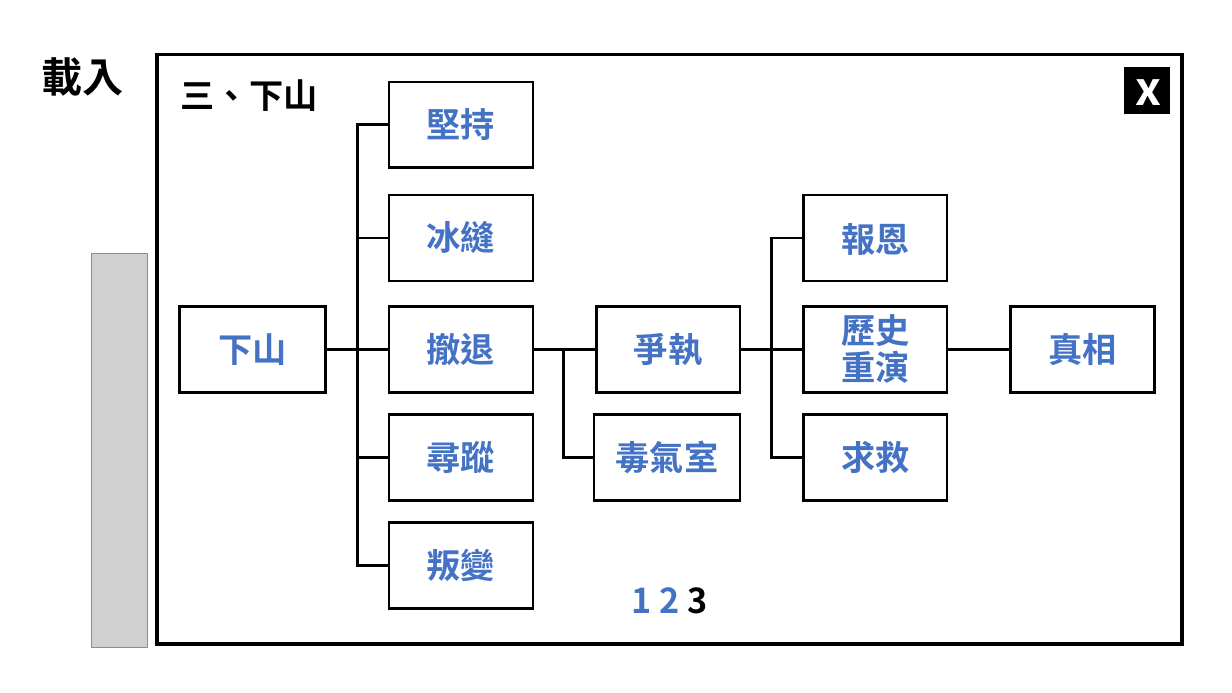
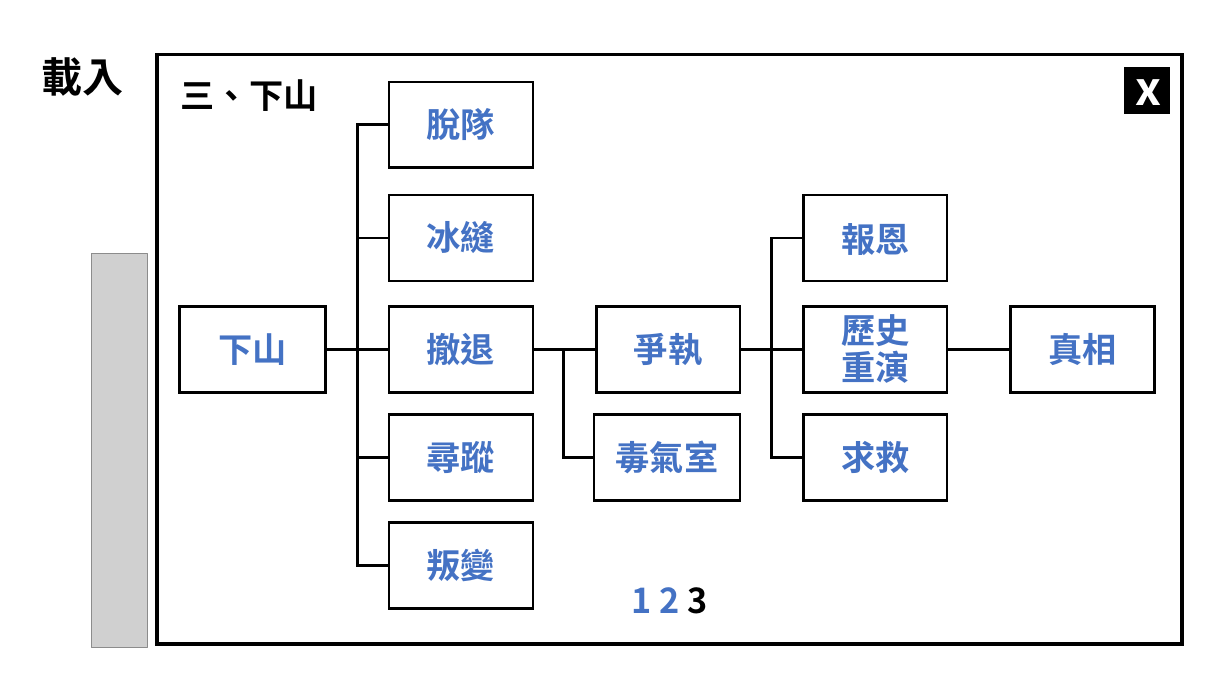
Before and after one commit to jxu930504/C_project, a slide deck: slide 27 of UI_PX.pptx. Drawn at 1232x693 pixels with LibreOffice and Linux fonts; fonts in the diff are those of the drawing; grey boxes stand for pictures. Boxes give left, top, right and bottom in pixels: in the first picture for what was removed or moved away, otherwise in the second. Text is boxed around its words. In the diff, an @@ line names an element or a change of style, - is before the commit and + after.

```diff
--- a/UI_PX.pptx
+++ b/UI_PX.pptx
@@ text at <box>427,108,495,140</box>: text changed @@
-堅持
+脫隊
```
Also in this commit, not shown: 3 other slides changed, 23 other files.
